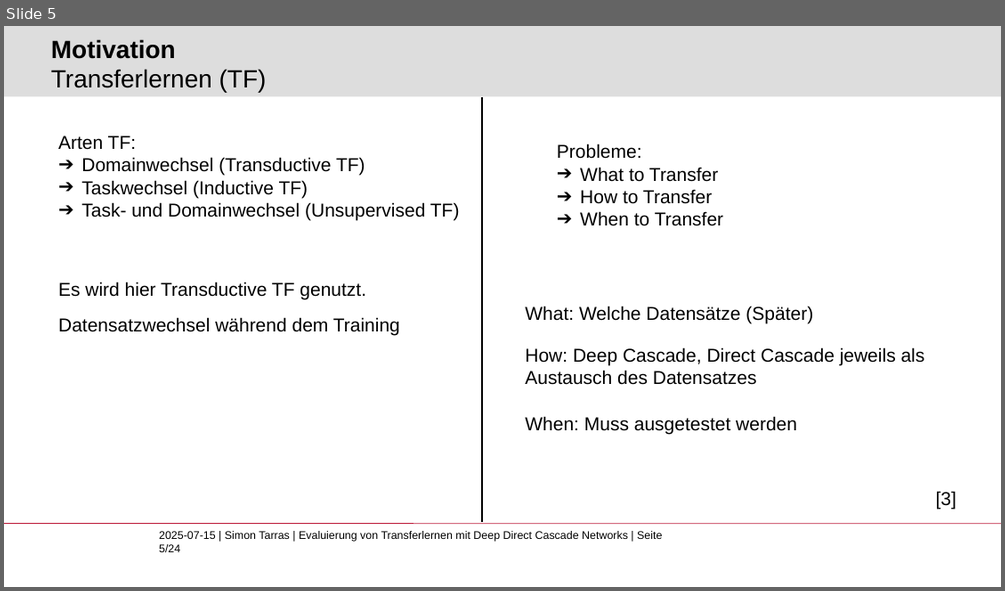
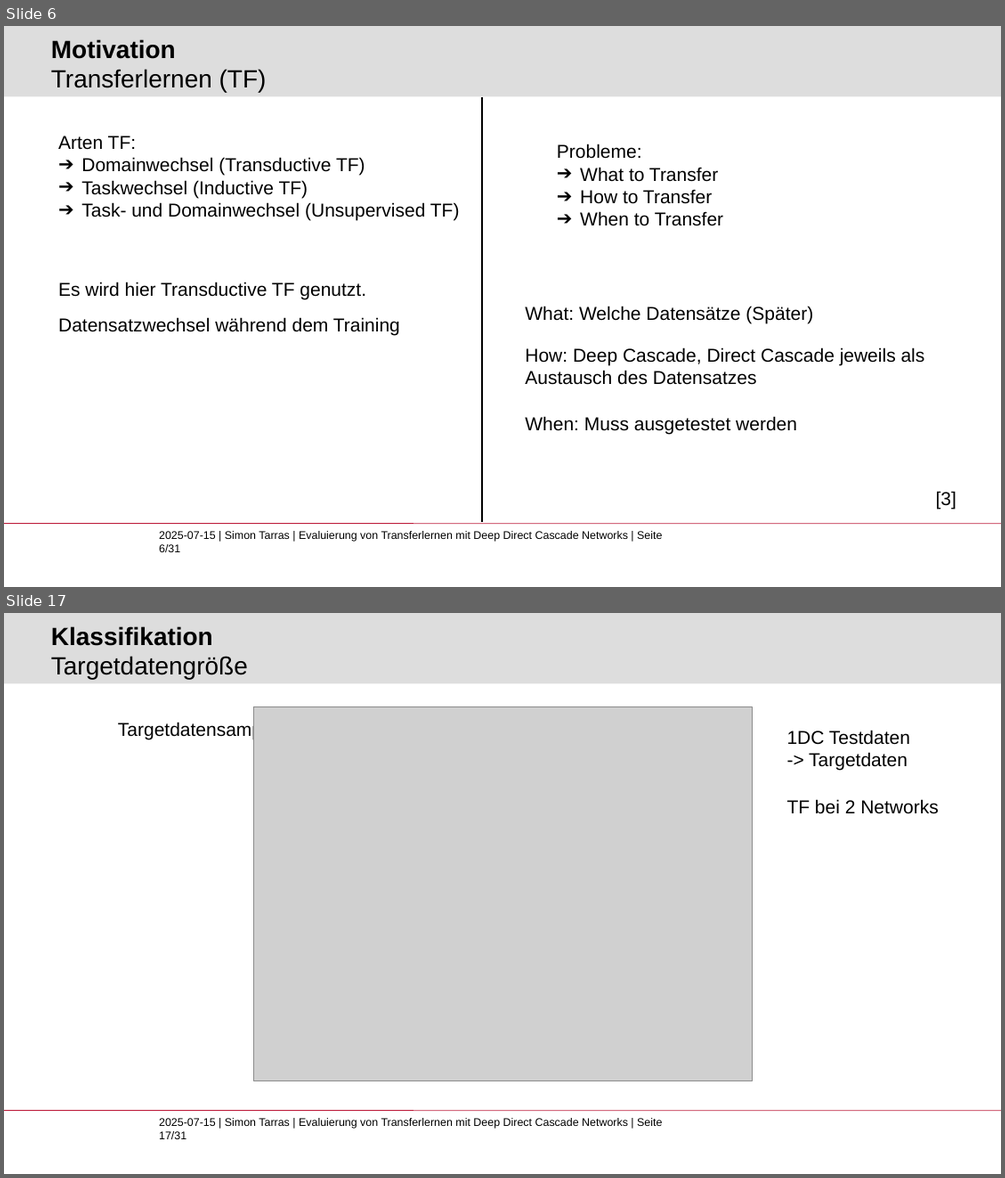
Before and after one commit to Lirras/BA_EvalTF_DDCN, a slide deck: BA_eval_TF.pptx. Shown one above the other, each under a label of ours: slide 5 before the commit, slides 6 and 17 after it; the slides between them are not shown. The pictures are 1005x591 and 1005x1178 pixels, drawn with LibreOffice and Linux fonts; fonts in the diff are those of the drawing; grey boxes stand for pictures; background and template pictures are left out. Boxes give left, top, right and bottom in pixels: in the first picture for what was removed or moved away, otherwise in the second. Text is boxed around its words. In the diff, an @@ line names an element or a change of style, - is before the commit and + after.

```diff
--- a/BA_eval_TF.pptx
+++ b/BA_eval_TF.pptx
@@ slide 17 added at [4, 613, 1001, 1174], background #FFFFFF; not listed: 3 template elements that a slide beside it also shows @@
@@ title added at [51, 626, 248, 679], 24 pt, text #000000 @@
+Klassifikation
+Targetdatengröße
@@ picture added at [253, 706, 752, 1080] @@
@@ text added at [118, 721, 286, 739], 18 pt, text #000000 @@
+Targetdatensamples | Trainingsdauer
@@ text added at [787, 730, 910, 770], 18 pt, text #000000 @@
+1DC Testdaten
+-> Targetdaten
@@ text added at [787, 799, 938, 814], 18 pt, text #000000 @@
+TF bei 2 Networks
@@ text added at [468, 1080, 545, 1083], 18 pt, text #000000 @@
+Networks
@@ what was slide 5 is now slide 6 @@
@@ text at [159, 531, 662, 552]: text changed @@
-2025-07-15 | Simon Tarras | Evaluierung von Transferlernen mit Deep Direct Cascade Networks | Seite 5/24
+2025-07-15 | Simon Tarras | Evaluierung von Transferlernen mit Deep Direct Cascade Networks | Seite 6/31
```
Also in this commit, not shown: 16 slides changed, 11 other slides added, 4 slides removed.
